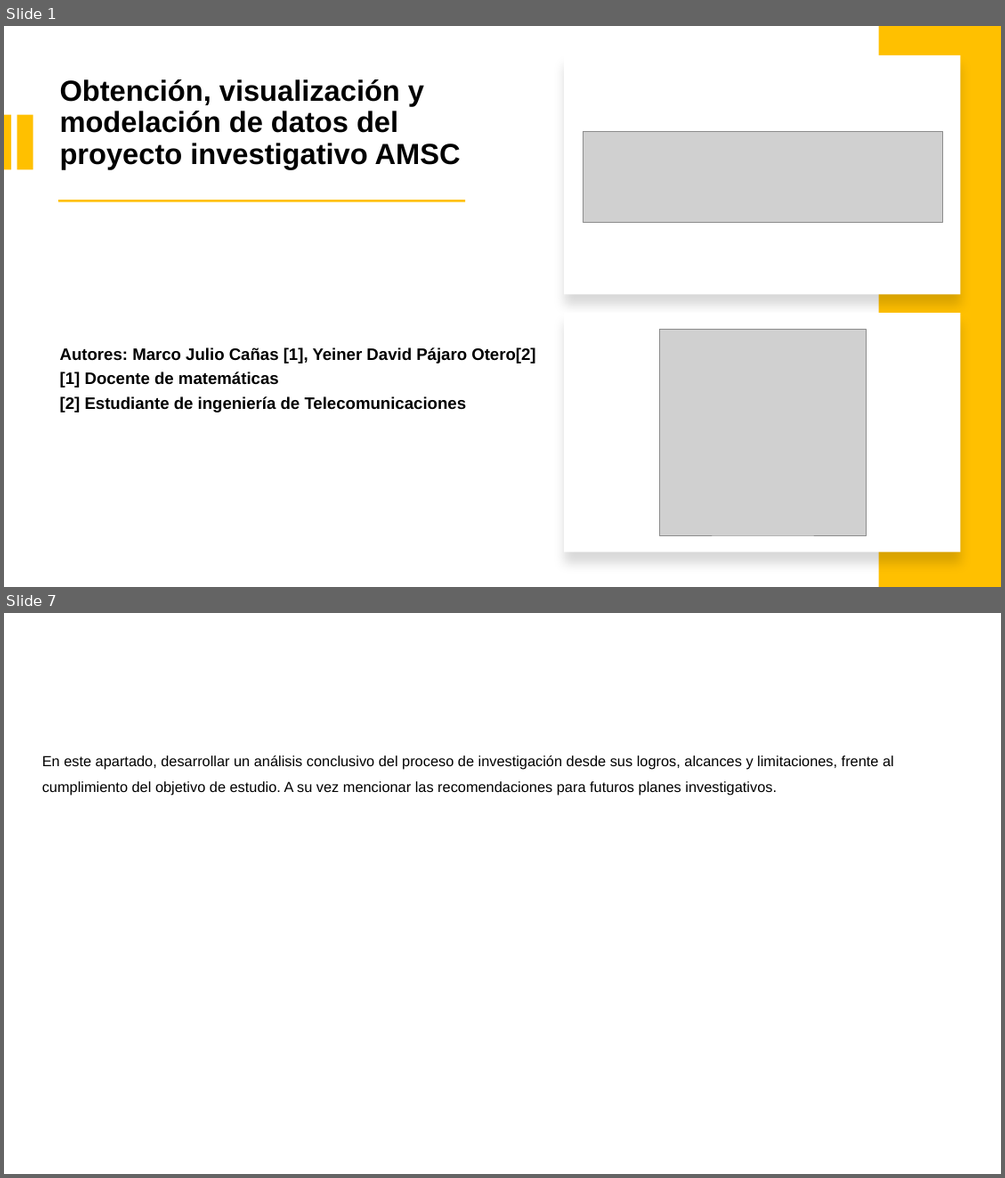
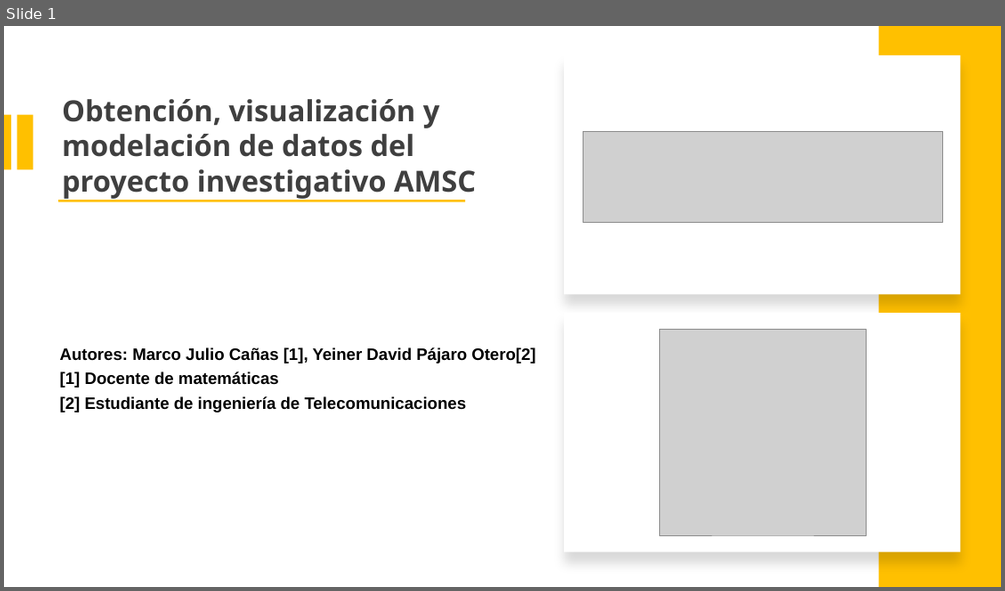
Before and after one commit to marco-canas/cumplea-os_oficina_docentes, a slide deck: ponencia_sena_obtencion_visualizacion_modelacion_AMSC/presentacion_yeiner_marco_obtencion_visualizacion_modelacion.pptx. Shown one above the other, each under a label of ours: slides 1 and 7 before the commit, slide 1 after it; the slides between them are not shown. The pictures are 1005x1178 and 1005x591 pixels, drawn with LibreOffice and Linux fonts; fonts in the diff are those of the drawing; grey boxes stand for pictures; background and template pictures are left out. Boxes give left, top, right and bottom in pixels: in the first picture for what was removed or moved away, otherwise in the second. Text is boxed around its words. In the diff, an @@ line names an element or a change of style, - is before the commit and + after.

```diff
--- a/ponencia_sena_obtencion_visualizacion_modelacion_AMSC/presentacion_yeiner_marco_obtencion_visualizacion_modelacion.pptx
+++ b/ponencia_sena_obtencion_visualizacion_modelacion_AMSC/presentacion_yeiner_marco_obtencion_visualizacion_modelacion.pptx
@@ slide 7 removed at [4,613,1001,1174], background picture (left out) @@
@@ text removed at [30,648,833,690] @@
-Conclusiones
@@ text removed at [42,755,894,795] @@
-En este apartado, desarrollar un análisis conclusivo del proceso de investigación desde sus logros, alcances y limitaciones, frente al cumplimiento del objetivo de estudio. A su vez mencionar las recomendaciones para futuros planes investigativos.
@@ slide 1 changed as well @@
@@ text "Obtención, visualización y modelación de ...": place and size @@
-text "Obtención, visualización y modelación de ..." at [60,79,461,169]
+text "Obtención, visualización y modelación de ..." at [62,99,476,199]
@@ text "Obtención, visualización y modelación de ..." at [62,99,476,199]: font Arial to Noto Sans, text colour #000000 to #3F3F3F; line spacing 0.9 to 1; less space between paragraphs; vertical alignment middle to top @@
```
Also in this commit, not shown: 1 other slide changed, 4 slides added, 5 other slides removed, 2 other files.
